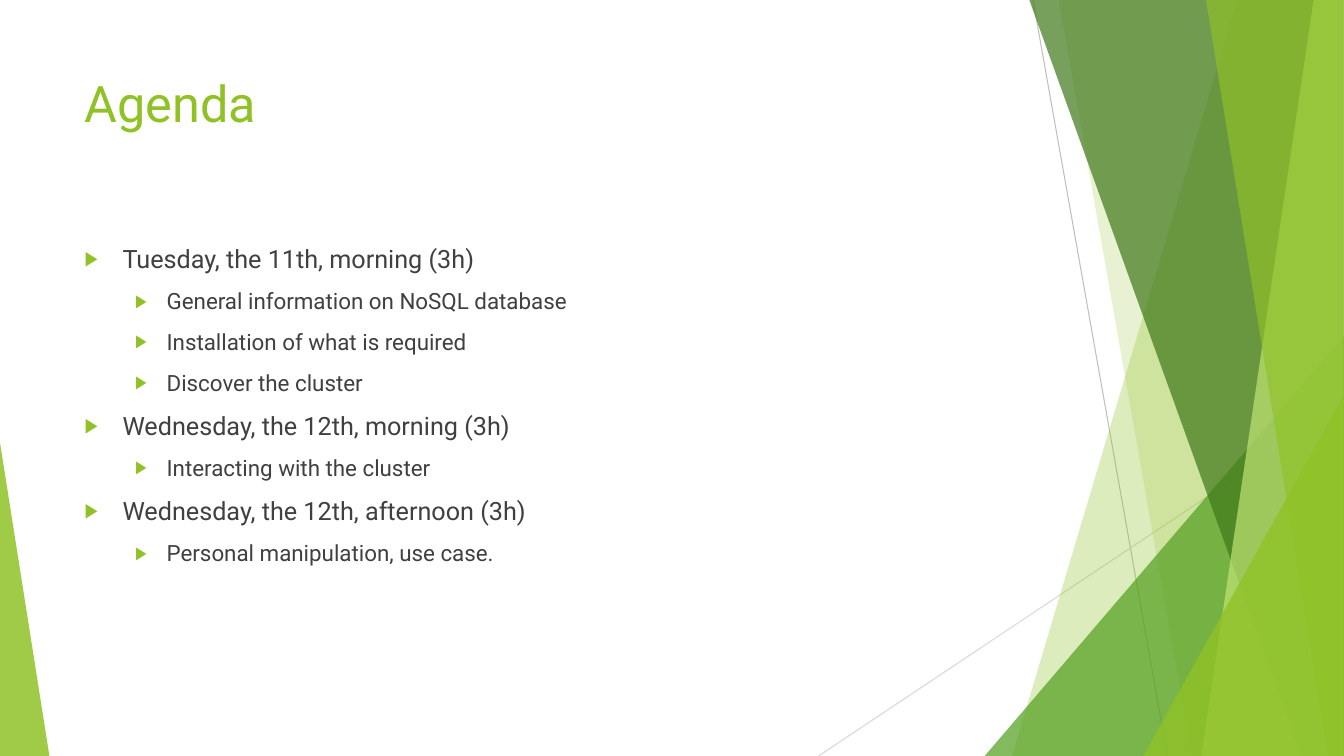
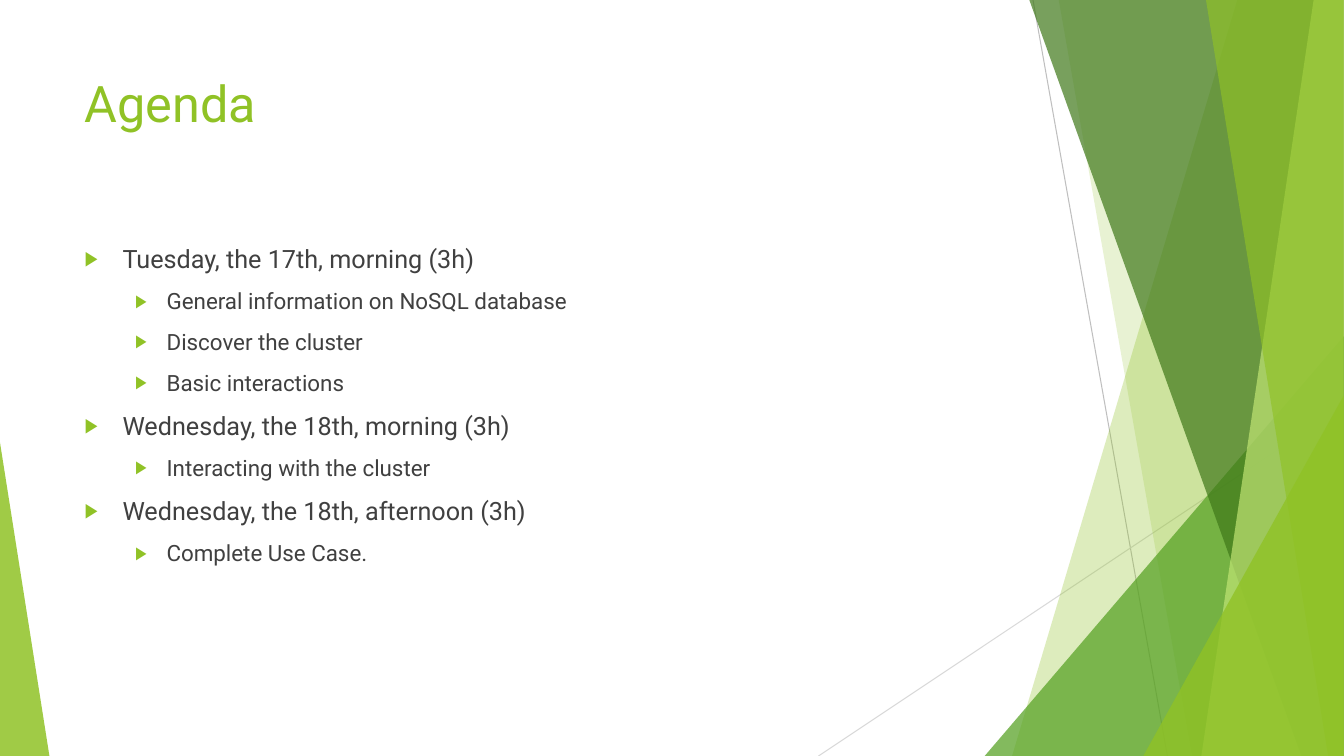
Before and after one commit to zwergon/ensg_search, a slide deck: slide 1 of docs/NoSQL introduction.pptx. Drawn at 1344x756 pixels with LibreOffice and Linux fonts; fonts in the diff are those of the drawing. Boxes give left, top, right and bottom in pixels: in the first picture for what was removed or moved away, otherwise in the second. Text is boxed around its words. In the diff, an @@ line names an element or a change of style, - is before the commit and + after.

```diff
--- a/docs/NoSQL introduction.pptx
+++ b/docs/NoSQL introduction.pptx
@@ text at [123,248,474,274]: text changed @@
-▶ Tuesday, the 11th, morning (3h)
+▶ Tuesday, the 17th, morning (3h)
@@ text at [167,333,466,355]: paragraph removed @@
-  ▶ Installation of what is required
@@ text at [123,375,509,441]: text changed @@
-▶ Wednesday, the 12th, morning (3h)
+  ▶ Basic interactions
+▶ Wednesday, the 18th, morning (3h)
@@ text at [123,500,525,566]: text changed @@
-▶ Wednesday, the 12th, afternoon (3h)
-  ▶ Personal manipulation, use case.
+▶ Wednesday, the 18th, afternoon (3h)
+  ▶ Complete Use Case.
```
Also in this commit, not shown: 7 other files.
